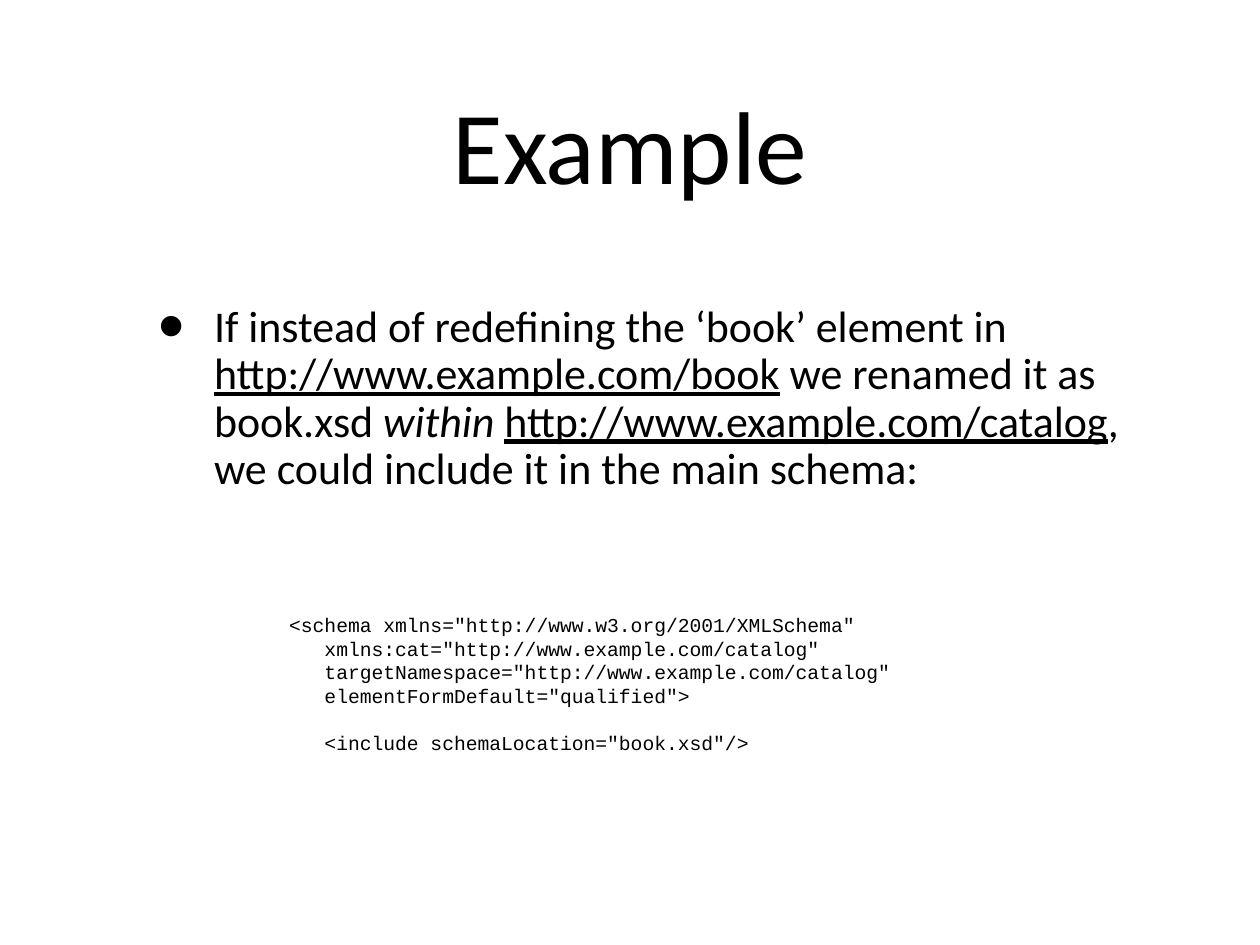
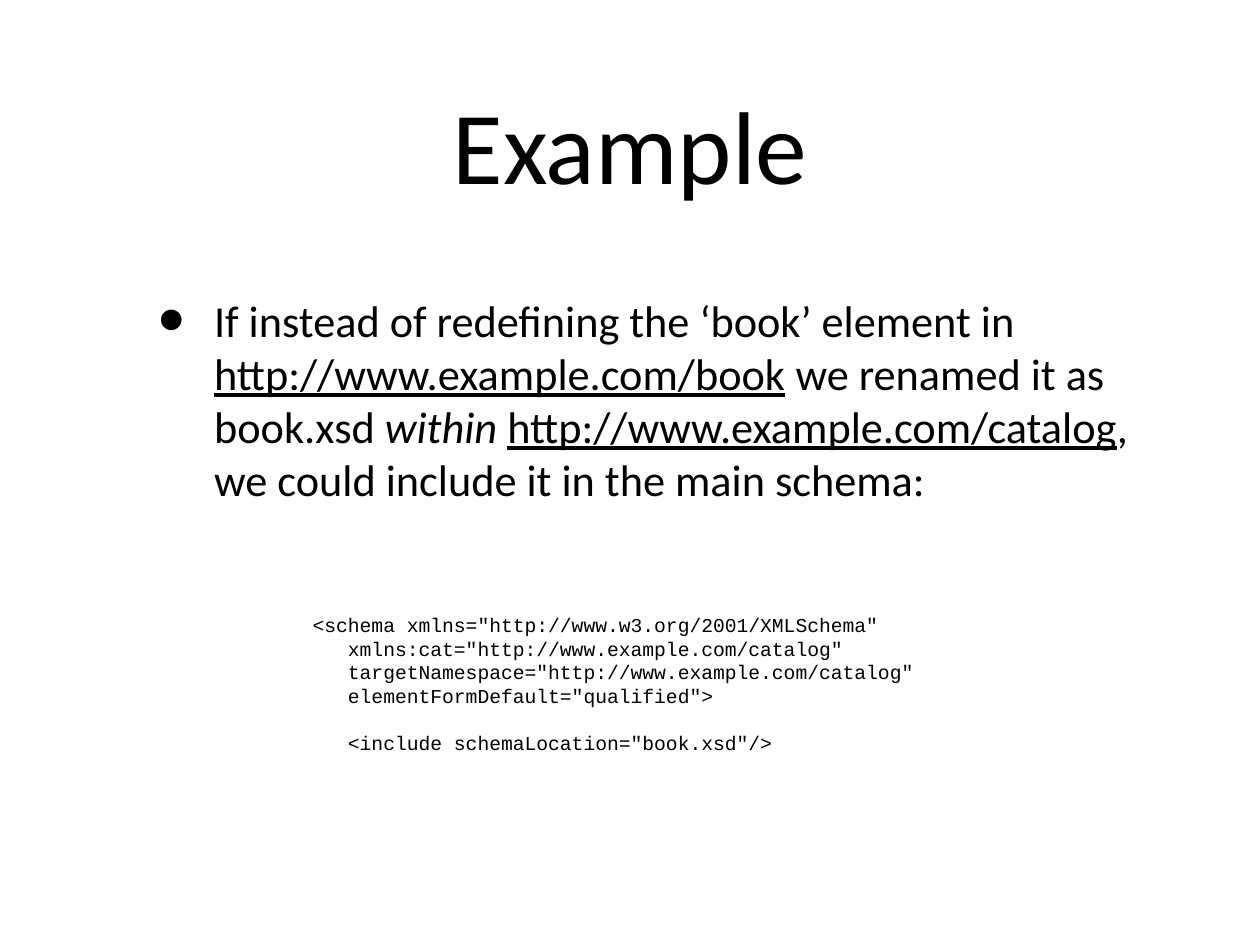
Before and after one commit to tathougies/zynx-se-bootcamp, a slide deck: slide 35 of xml/xml-schema-xpath.ppt (slide 34 before the commit). Drawn at 1260x945 pixels with LibreOffice and Linux fonts; fonts in the diff are those of the drawing. Boxes give left, top, right and bottom in pixels: in the first picture for what was removed or moved away, otherwise in the second. Text is boxed around its words. In the diff, an @@ line names an element or a change of style, - is before the commit and + after.

```diff
--- a/xml/xml-schema-xpath.ppt
+++ b/xml/xml-schema-xpath.ppt
@@ text "If instead of redefining the ..." at [214, 305, 1128, 497]: size 35.7 to 36 pt; line spacing 0.9 to 1 @@
@@ text "<schema xmlns="http://www.w3.org/2001/XMLSchema"": place and size @@
-text "<schema xmlns="http://www.w3.org/2001/XMLSchema"" at [289, 618, 889, 751]
+text "<schema xmlns="http://www.w3.org/2001/XMLSchema"" at [313, 618, 913, 751]
```
Also in this commit, not shown: 20 other slides changed, 1 slide added.
